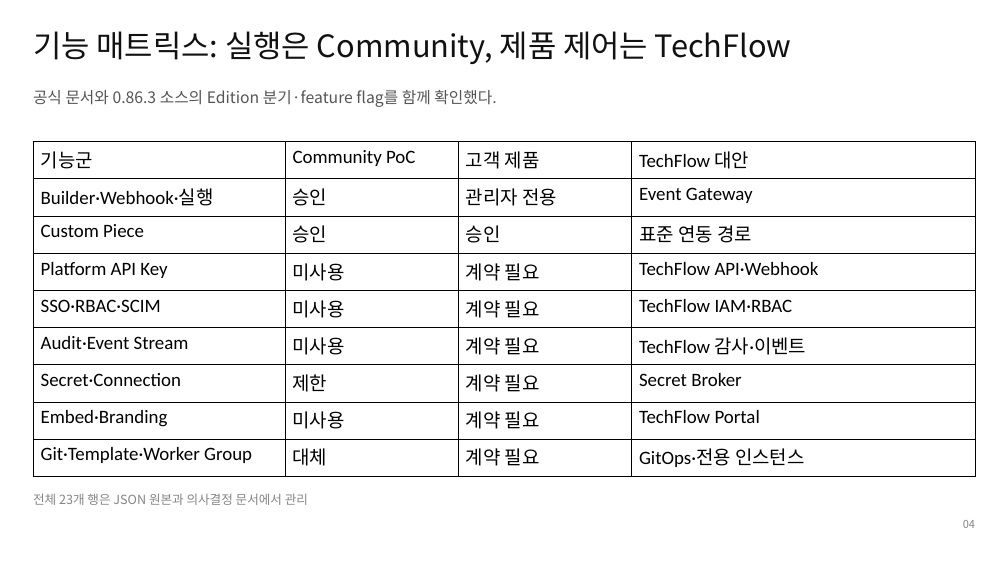
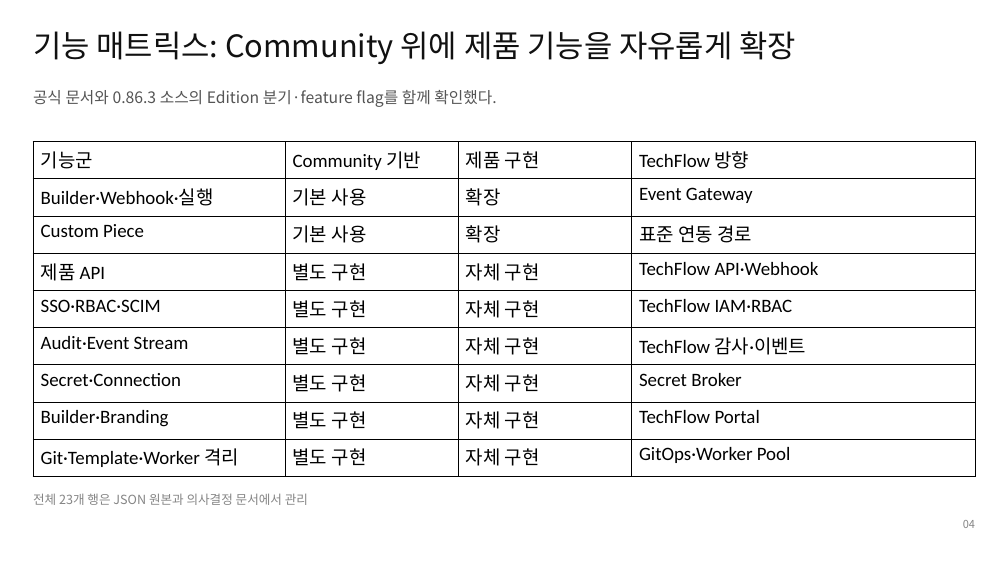
Before and after one commit to ablecloud-team/ablestack-techflow, a slide deck: slide 4 of output/presentation/activepieces-license-review.pptx. Drawn at 1008x567 pixels with LibreOffice and Linux fonts; fonts in the diff are those of the drawing. Boxes give left, top, right and bottom in pixels: in the first picture for what was removed or moved away, otherwise in the second. Text is boxed around its words. In the diff, an @@ line names an element or a change of style, - is before the commit and + after.

Commit message:
docs: TechFlow 자체 구현 원칙 명확화

```diff
--- a/output/presentation/activepieces-license-review.pptx
+++ b/output/presentation/activepieces-license-review.pptx
@@ text at (33, 31, 796, 64): text changed @@
-기능 매트릭스: 실행은 Community, 제품 제어는 TechFlow
+기능 매트릭스: Community 위에 제품 기능을 자유롭게 확장
@@ table at (33, 142, 975, 477) @@
-row 1: 기능군 | Community PoC | 고객 제품 | TechFlow 대안
+row 1: 기능군 | Community 기반 | 제품 구현 | TechFlow 방향
-row 2, column 2: 승인
+row 2, column 2: 기본 사용
-row 2, column 3: 관리자 전용
+row 2, column 3: 확장
-row 3, column 2: 승인
+row 3, column 2: 기본 사용
-row 3, column 3: 승인
+row 3, column 3: 확장
-row 4: Platform API Key | 미사용 | 계약 필요 | TechFlow API·Webhook
+row 4: 제품 API | 별도 구현 | 자체 구현 | TechFlow API·Webhook
-row 5, column 2: 미사용
+row 5, column 2: 별도 구현
-row 5, column 3: 계약 필요
+row 5, column 3: 자체 구현
-row 6, column 2: 미사용
+row 6, column 2: 별도 구현
-row 6, column 3: 계약 필요
+row 6, column 3: 자체 구현
-row 7, column 2: 제한
+row 7, column 2: 별도 구현
-row 7, column 3: 계약 필요
+row 7, column 3: 자체 구현
-row 8: Embed·Branding | 미사용 | 계약 필요 | TechFlow Portal
+row 8: Builder·Branding | 별도 구현 | 자체 구현 | TechFlow Portal
-row 9: Git·Template·Worker Group | 대체 | 계약 필요 | GitOps·전용 인스턴스
+row 9: Git·Template·Worker 격리 | 별도 구현 | 자체 구현 | GitOps·Worker Pool
```
Also in this commit, not shown: 7 other slides changed, 1 slide added, 1 slide removed, 9 other files.
